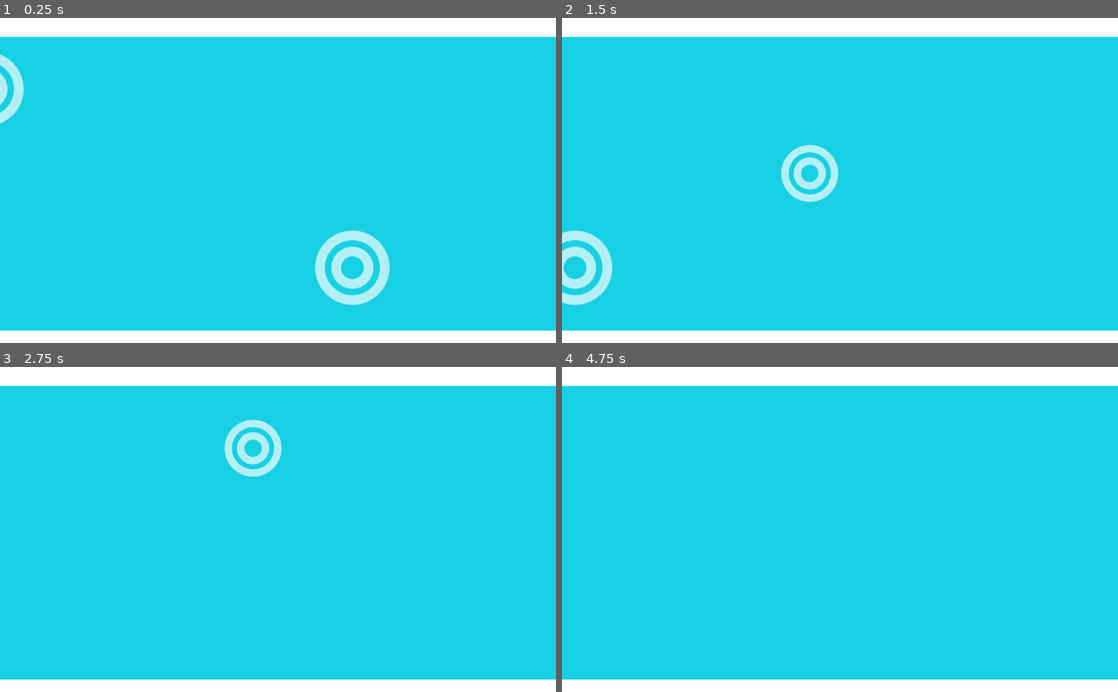
Above: before the commit, frames 1-4 (two rows, left to right).
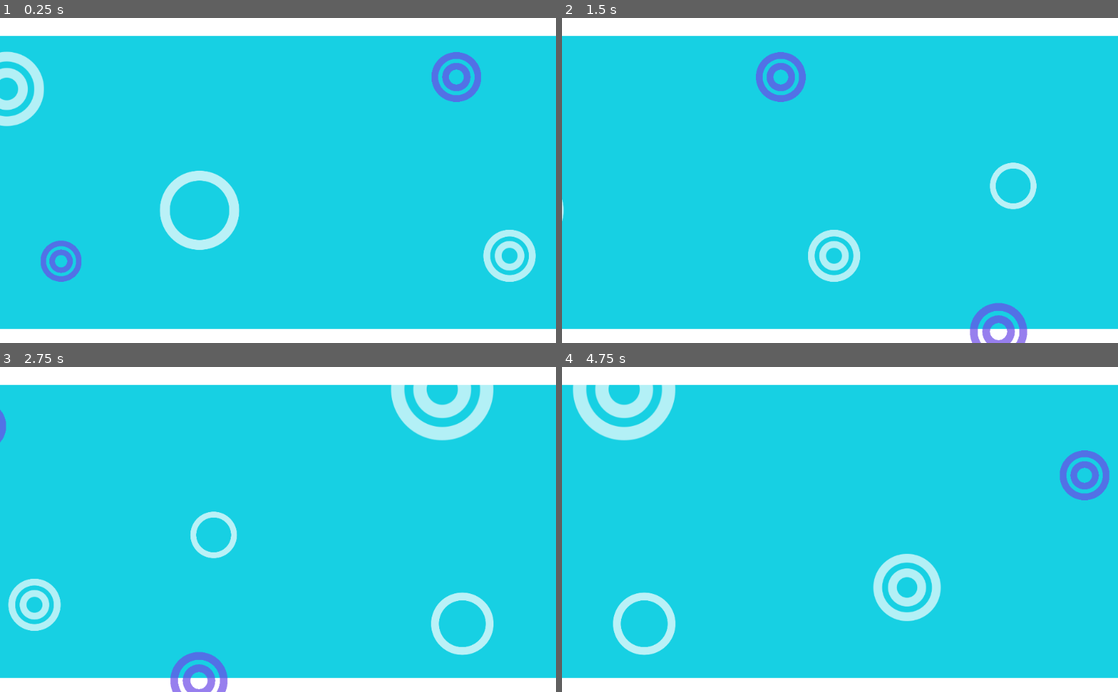
Above: after the commit, the same moments.

Repository: ApoorvaKa/Minimalism-Game
Game: Godot game, scene res://InfiniteBackground.tscn
Same seed, same stepped clock (60 frames per second), same inputs: the game is played once before the commit and once after it. The project has no main scene, so this scene is started directly.
Inputs (mouse positions are in pixels of both pictures, inside the frame that each line leads up to):
- Up to frame 1 (0.25 s): no input
- Up to frame 2 (1.5 s): move the mouse to (962, 164) at 0.52 s; press the mouse at (962, 164) at 0.53 s; move the mouse to (728, 196) at 1.27 s; release the mouse at (728, 196) at 1.28 s; click (728, 196) at 1.35 s
- Up to frame 3 (2.75 s): move the mouse to (333, 458) at 2.02 s; press the mouse at (333, 458) at 2.03 s
- Up to frame 4 (4.75 s): move the mouse to (812, 594) at 2.77 s; release the mouse at (812, 594) at 2.78 s; click (812, 594) at 2.85 s; move the mouse to (1006, 578) at 3.52 s; press the mouse at (1006, 578) at 3.53 s; move the mouse to (673, 480) at 4.27 s; release the mouse at (673, 480) at 4.28 s; click (673, 480) at 4.35 s

The runs differ from the first frame. In frame 1, 7.5% of the frame differs, in the area x 0-100%, y 5-97%; in frame 2, 6.4%; in frame 3, 6.9%; in frame 4, 6.0%.

Commit message:
background mirroring and layout

Diff:
--- a/src/InfiniteBackground.gd
+++ b/src/InfiniteBackground.gd
@@ -1,6 +1,6 @@
 extends ParallaxBackground
 
-export (float) var scrolling_speed = 500
+export (float) var scrolling_speed = 350
 
 func _process(delta):
 	scroll_offset.x -= scrolling_speed * delta
--- a/src/InfiniteBackground.tscn
+++ b/src/InfiniteBackground.tscn
@@ -1,12 +1,15 @@
-[gd_scene load_steps=4 format=2]
+[gd_scene load_steps=6 format=2]
 
 [ext_resource path="res://art/circle_2.png" type="Texture" id=1]
 [ext_resource path="res://art/platform.png" type="Texture" id=2]
 [ext_resource path="res://InfiniteBackground.gd" type="Script" id=3]
+[ext_resource path="res://art/circle_3.png" type="Texture" id=4]
+[ext_resource path="res://art/circle_1.png" type="Texture" id=5]
 
 [node name="InfiniteBackground" type="ParallaxBackground"]
 script = ExtResource( 3 )
 __meta__ = {
+"_edit_horizontal_guides_": [ 35.0 ],
 "_edit_vertical_guides_": [ 3496.0 ]
 }
 
@@ -14,19 +17,22 @@
 motion_mirroring = Vector2( 4000, 0 )
 
 [node name="ColorRect" type="ColorRect" parent="ParallaxLayer"]
-margin_left = -55.0
+margin_left = -53.0
 margin_top = 20.0
-margin_right = 3974.0
+margin_right = 3976.0
 margin_bottom = 607.0
 color = Color( 0.0901961, 0.815686, 0.890196, 1 )
+__meta__ = {
+"_edit_group_": true
+}
 
 [node name="ceil" type="Sprite" parent="ParallaxLayer"]
-position = Vector2( 1897.12, 7 )
+position = Vector2( 1897.12, 5 )
 scale = Vector2( 7.06129, 1 )
 texture = ExtResource( 2 )
 
 [node name="floor" type="Sprite" parent="ParallaxLayer"]
-position = Vector2( 2048.75, 604 )
+position = Vector2( 2048.75, 601 )
 scale = Vector2( 7.72928, 1 )
 texture = ExtResource( 2 )
 
@@ -35,17 +41,67 @@
 scale = Vector2( 0.715, 0.715 )
 texture = ExtResource( 1 )
 
-[node name="bkg2" type="Sprite" parent="ParallaxLayer"]
-position = Vector2( 774, 461 )
-scale = Vector2( 0.715, 0.715 )
+[node name="bkg3" type="Sprite" parent="ParallaxLayer"]
+position = Vector2( 2298, 407 )
+scale = Vector2( 0.6475, 0.6475 )
 texture = ExtResource( 1 )
 
-[node name="bkg3" type="Sprite" parent="ParallaxLayer"]
-position = Vector2( 1206.25, 286.9 )
-scale = Vector2( 0.5475, 0.5475 )
+[node name="bkg2" type="Sprite" parent="ParallaxLayer"]
+position = Vector2( 1026, 439 )
+scale = Vector2( 0.5025, 0.5025 )
 texture = ExtResource( 1 )
 
 [node name="bkg4" type="Sprite" parent="ParallaxLayer"]
-position = Vector2( 1841, 150 )
+position = Vector2( 1777, 41 )
+scale = Vector2( 0.98375, 0.98375 )
+texture = ExtResource( 1 )
+
+[node name="bkg6" type="Sprite" parent="ParallaxLayer"]
+position = Vector2( 1329, 579 )
 scale = Vector2( 0.5475, 0.5475 )
-texture = ExtResource( 1 )
+texture = ExtResource( 4 )
+
+[node name="bkg8" type="Sprite" parent="ParallaxLayer"]
+position = Vector2( 200, 449 )
+scale = Vector2( 0.39375, 0.39375 )
+texture = ExtResource( 4 )
+
+[node name="bkg10" type="Sprite" parent="ParallaxLayer"]
+position = Vector2( 2625, 200 )
+scale = Vector2( 0.476873, 0.476873 )
+texture = ExtResource( 4 )
+
+[node name="bkg14" type="Sprite" parent="ParallaxLayer"]
+position = Vector2( 928, 109 )
+scale = Vector2( 0.476873, 0.476873 )
+texture = ExtResource( 4 )
+
+[node name="bkg13" type="Sprite" parent="ParallaxLayer"]
+position = Vector2( 3210, 36 )
+scale = Vector2( 0.476873, 0.476873 )
+texture = ExtResource( 4 )
+
+[node name="bkg5" type="Sprite" parent="ParallaxLayer"]
+position = Vector2( 455, 355 )
+scale = Vector2( 0.5475, 0.5475 )
+texture = ExtResource( 5 )
+
+[node name="bkg9" type="Sprite" parent="ParallaxLayer"]
+position = Vector2( 1814, 474 )
+scale = Vector2( 0.431249, 0.431249 )
+texture = ExtResource( 5 )
+
+[node name="bkg12" type="Sprite" parent="ParallaxLayer"]
+position = Vector2( 3256.88, 243.125 )
+scale = Vector2( 0.385625, 0.385625 )
+texture = ExtResource( 5 )
+
+[node name="bkg11" type="Sprite" parent="ParallaxLayer"]
+position = Vector2( 2916, 584 )
+scale = Vector2( 0.663125, 0.663125 )
+texture = ExtResource( 5 )
+
+[node name="bkg7" type="Sprite" parent="ParallaxLayer"]
+position = Vector2( 1356, 310 )
+scale = Vector2( 0.32125, 0.32125 )
+texture = ExtResource( 5 )
Binary file changed: src/art/circle_1.png
Binary file changed: src/art/circle_3.png
